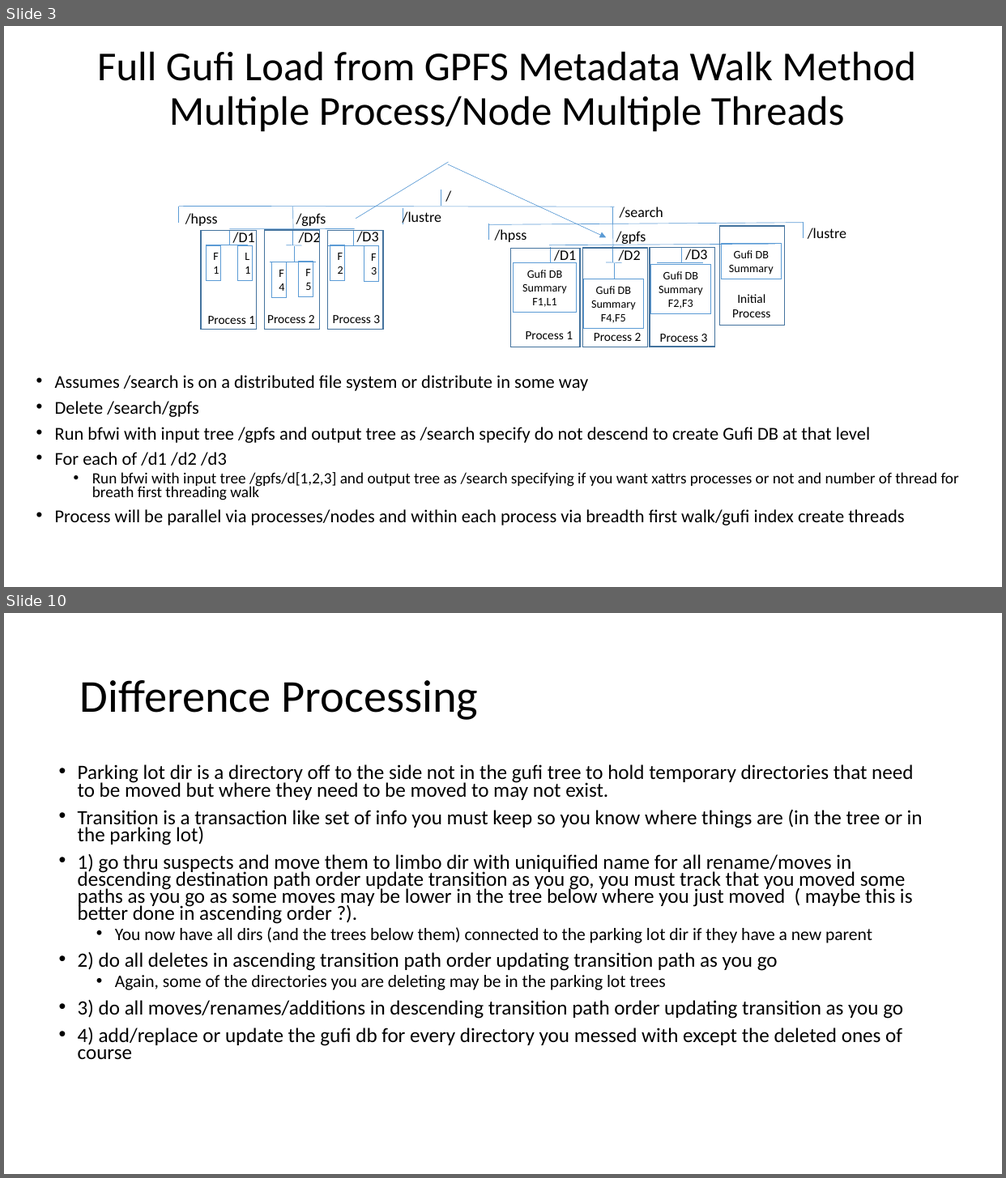
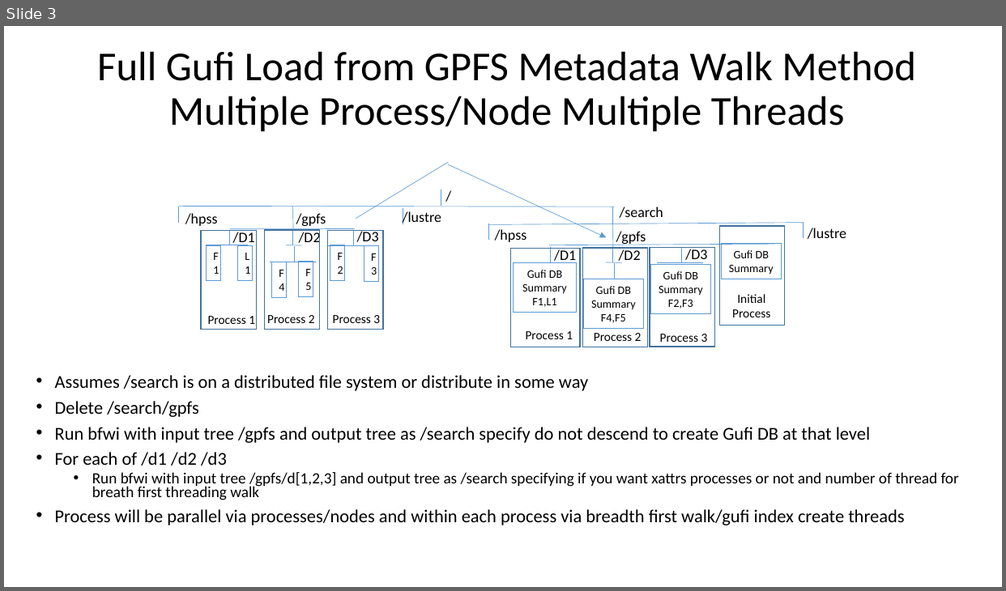
Before and after one commit to mar-file-system/GUFI, a slide deck: docs/GPFStoGUFI.pptx. Shown one above the other, each under a label of ours: slides 3 and 10 before the commit, slide 3 after it; the slides between them are not shown. The pictures are 1006x1178 and 1006x591 pixels, drawn with LibreOffice and Linux fonts; fonts in the diff are those of the drawing. Boxes give left, top, right and bottom in pixels: in the first picture for what was removed or moved away, otherwise in the second. Text is boxed around its words. In the diff, an @@ line names an element or a change of style, - is before the commit and + after.

Commit message:
Gary updated the GPFStoGUFI slides, and provided GUFI-Master.v1  (email of 2018-12-24)
The updates include discussion of recent work on incremental GUFI updates.

```diff
--- a/docs/GPFStoGUFI.pptx
+++ b/docs/GPFStoGUFI.pptx
@@ slide 10 removed at [4,613,1002,1174], background #FFFFFF @@
@@ title removed at [80,680,479,720] @@
-Difference Processing
@@ text removed at [78,764,923,1060] @@
-• Parking lot dir is a directory off to the side not in the gufi tree to hold temporary directories that need to be moved but where they need to be moved to may not exist.
-• Transition is a transaction like set of info you must keep so you know where things are (in the tree or in the parking lot)
-• 1) go thru suspects and move them to limbo dir with uniquified name for all rename/moves in descending destination path order update transition as you go, you must track that you moved some paths as you go as some moves may be lower in the tree below where you just moved ( maybe this is better done in ascending order ?).
-  • You now have all dirs (and the trees below them) connected to the parking lot dir if they have a new parent
-• 2) do all deletes in ascending transition path order updating transition path as you go
-  • Again, some of the directories you are deleting may be in the parking lot trees
-• 3) do all moves/renames/additions in descending transition path order updating transition as you go
-• 4) add/replace or update the gufi db for every directory you messed with except the deleted ones of course
```
Also in this commit, not shown: 2 slides added, 6 other slides removed, 1 other file.
